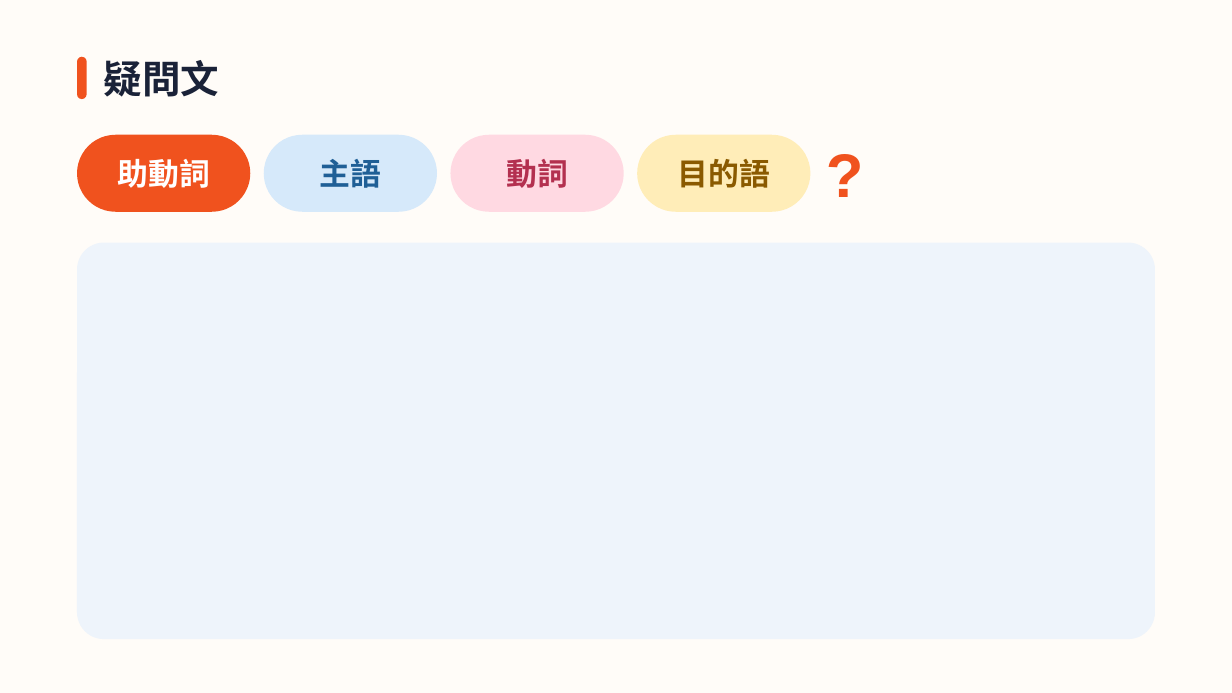
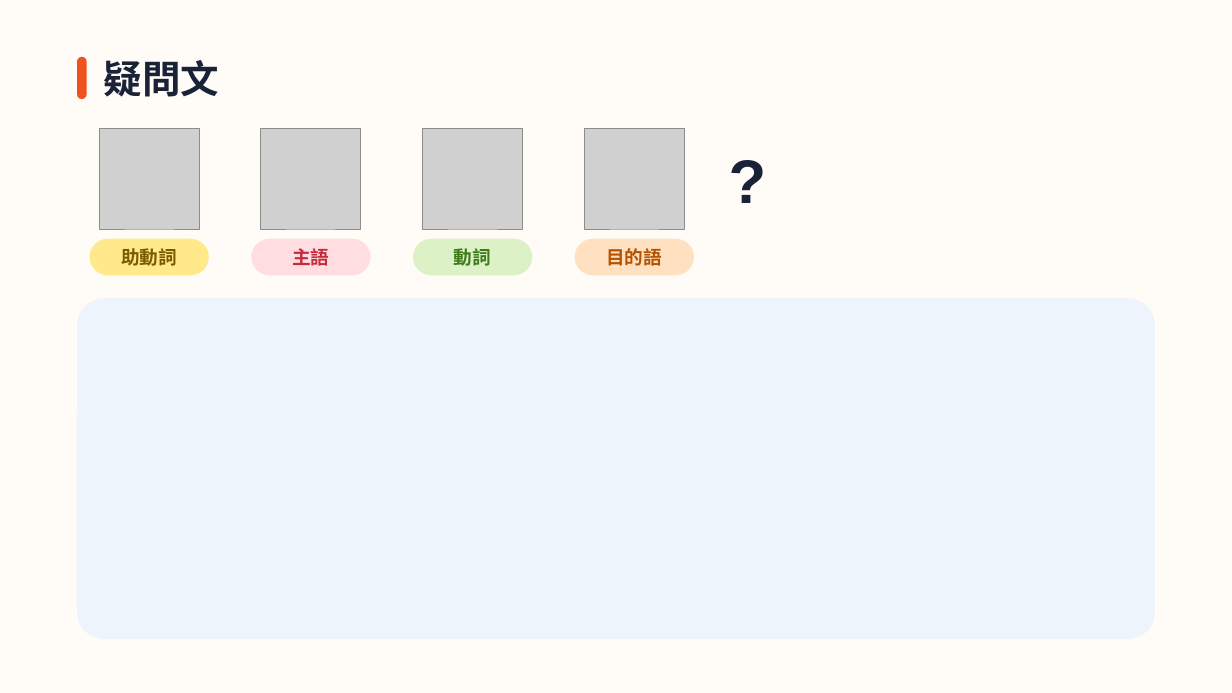
Before and after one commit to hinakajisaki-dev/hina-english, a slide deck: slide 5 of matome/sentence-structure/sentence-structure.pptx. Drawn at 1232x693 pixels with LibreOffice and Linux fonts; fonts in the diff are those of the drawing; grey boxes stand for pictures. Boxes give left, top, right and bottom in pixels: in the first picture for what was removed or moved away, otherwise in the second. Text is boxed around its words. In the diff, an @@ line names an element or a change of style, - is before the commit and + after.

```diff
--- a/matome/sentence-structure/sentence-structure.pptx
+++ b/matome/sentence-structure/sentence-structure.pptx
@@ rounded rectangle removed at [77,135,250,212] @@
@@ picture added at [99,129,199,229] @@
@@ picture added at [261,129,360,229] @@
@@ rounded rectangle removed at [263,135,437,212] @@
@@ picture added at [422,129,522,229] @@
@@ picture added at [584,129,684,229] @@
@@ rounded rectangle removed at [638,135,811,212] @@
@@ text "?": place and size @@
-text "?" at [826,139,904,208]
+text "?" at [709,144,787,213]
@@ text "?" at [709,144,787,213]: text colour #F0521E to #1A2238; alignment left to centre @@
@@ rounded rectangle added at [90,238,209,275], fill #FFE98A @@
@@ rounded rectangle: place and size @@
-rounded rectangle at [451,135,625,212]
+rounded rectangle at [251,238,371,275]
@@ rounded rectangle at [251,238,371,275]: fill #FFD9E2 to #FFDDE0 @@
@@ rounded rectangle added at [413,238,532,275], fill #DDF1C6 @@
@@ rounded rectangle added at [575,238,694,275], fill #FFE0C0 @@
@@ text "助動詞": place and size @@
-text "助動詞" at [117,159,209,188]
+text "助動詞" at [121,248,177,266]
@@ text "助動詞" at [121,248,177,266]: size 24 to 14.5 pt, text colour #FFFFFF to #7A5A00 @@
@@ text "主語": place and size @@
-text "主語" at [320,159,382,188]
+text "主語" at [292,248,329,266]
@@ text "主語" at [292,248,329,266]: size 24 to 14.5 pt, text colour #1F5F96 to #C42B3B @@
@@ text "動詞": place and size @@
-text "動詞" at [506,159,568,188]
+text "動詞" at [454,248,491,266]
@@ text "動詞" at [454,248,491,266]: size 24 to 14.5 pt, text colour #B3304F to #3D7A1A @@
@@ text "目的語": place and size @@
-text "目的語" at [678,159,770,188]
+text "目的語" at [606,248,662,266]
@@ text "目的語" at [606,248,662,266]: size 24 to 14.5 pt, text colour #8A5A00 to #B65300 @@
@@ rounded rectangle: place and size @@
-rounded rectangle at [77,242,1155,639]
+rounded rectangle at [77,299,1155,640]
@@ rounded rectangle at [77,299,1155,640]: proportions changed @@
```
Also in this commit, not shown: 10 other slides changed, 8 other files.
